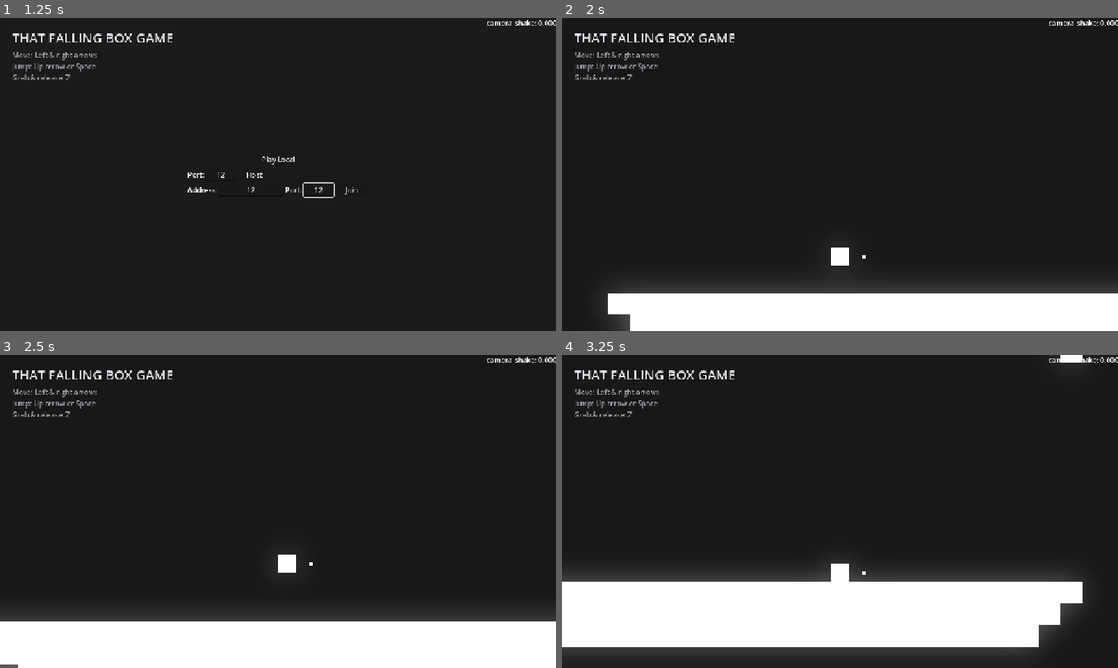
Above: before the commit, frames 1-4 (two rows, left to right).
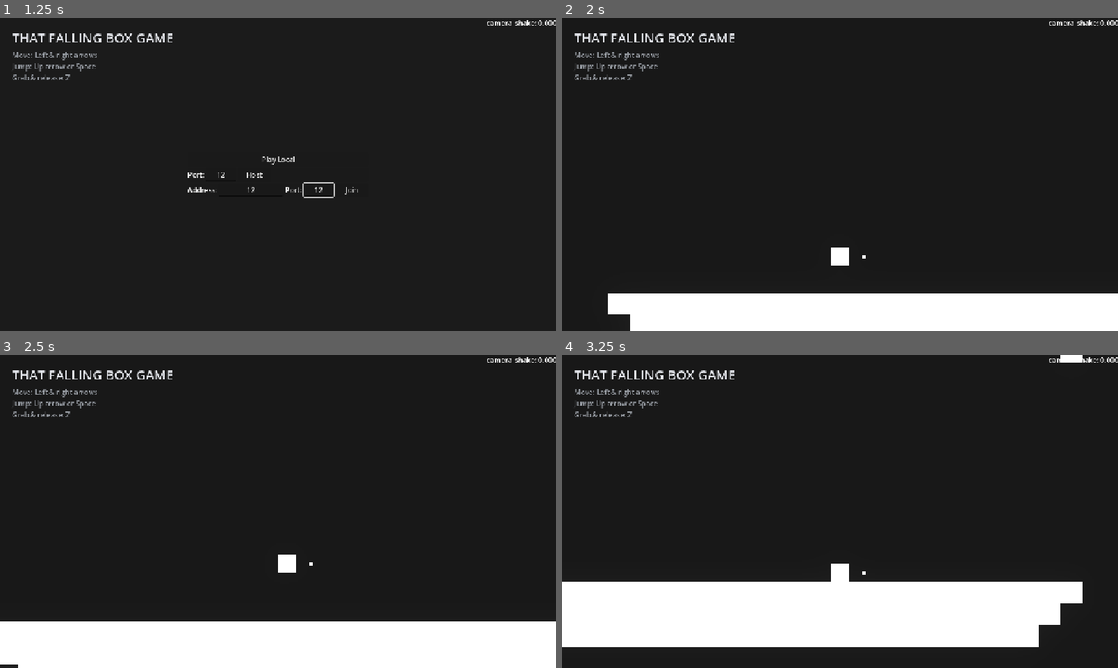
Above: after the commit, the same moments.

Repository: itsMapleLeaf/falling-box
Game: Godot game, scene res://src/main.tscn
The game is run twice, just before and just after one commit, with the same random seed, the same clock (stepped at 60 frames per second) and the same inputs.
Inputs (mouse positions are in pixels of both pictures, inside the frame that each line leads up to):
- Up to frame 1 (1.25 s): click (222, 174) at 0.52 s; type "12" at 0.6 s; click (250, 190) at 0.75 s; type "12" at 0.83 s; click (316, 190) at 0.98 s; type "12" at 1.07 s
- Up to frame 2 (2 s): click "Host" at 1.25 s
- Up to frame 3 (2.5 s): tap Enter at 2 s; move the mouse to (400, 495) at 2.02 s; hold Right (move_right) from 2.03 s (still down); tap I at 2.1 s; click (400, 495) at 2.17 s; tap Up (jump) at 2.27 s
- Up to frame 4 (3.25 s): release Right (move_right) at 2.75 s; drag from (728, 527) to (856, 577) at 2.77 s

Frame 1 is identical in both runs. In frame 2, 1.5% of the frame differs, in the area x 9-100%, y 86-100%; in frame 3, 1.4%; in frame 4, 2.9%, in the area x 0-93%, y 68-95%.

Commit message:
use default renderers

Diff:
--- a/project.godot
+++ b/project.godot
@@ -81,7 +81,5 @@
 [rendering]
 
 textures/canvas_textures/default_texture_filter=0
-renderer/rendering_method="gl_compatibility"
-renderer/rendering_method.mobile="gl_compatibility"
 viewport/hdr_2d=true
 environment/defaults/default_clear_color=Color(0.10643565, 0.10643565, 0.106435634, 1)
--- a/src/game.tscn
+++ b/src/game.tscn
@@ -12,7 +12,7 @@
 glow_intensity = 0.19
 
 [node name="Game" type="Node2D" unique_id=457481078]
-modulate = Color(2.3243644, 2.3243644, 2.3243644, 1)
+modulate = Color(1.4262614, 1.4262614, 1.4262614, 1)
 script = ExtResource("1_bs6l1")
 
 [node name="WorldEnvironment" type="WorldEnvironment" parent="." unique_id=1465794850]
